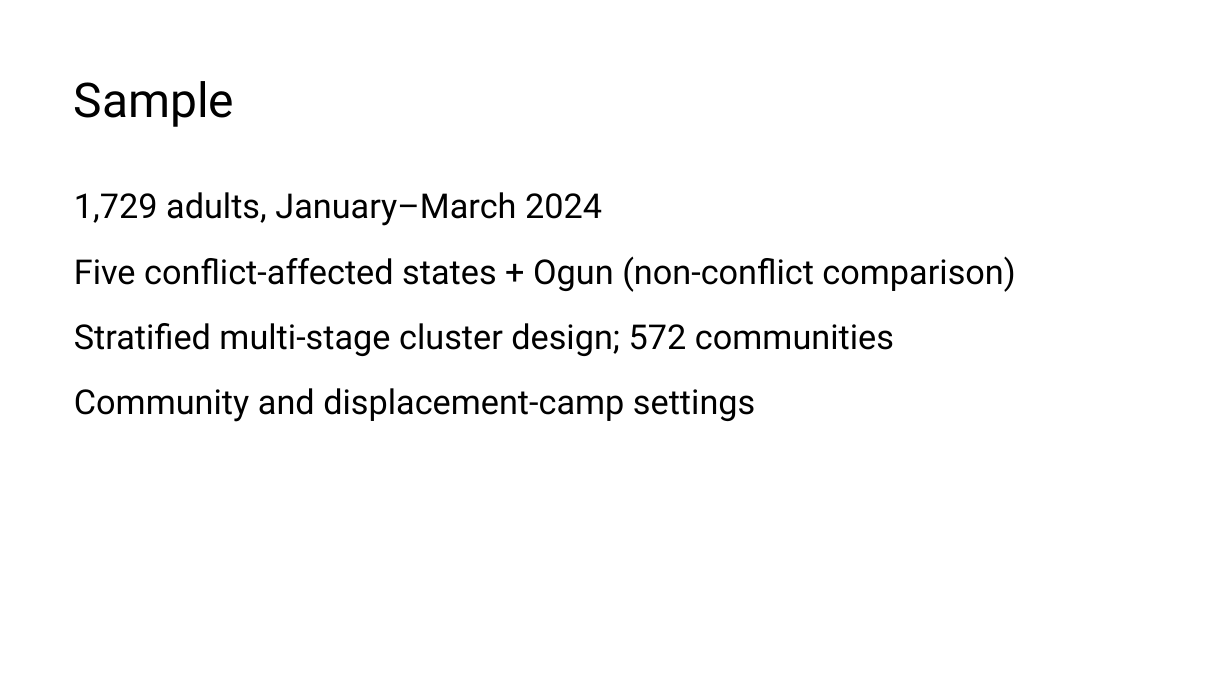
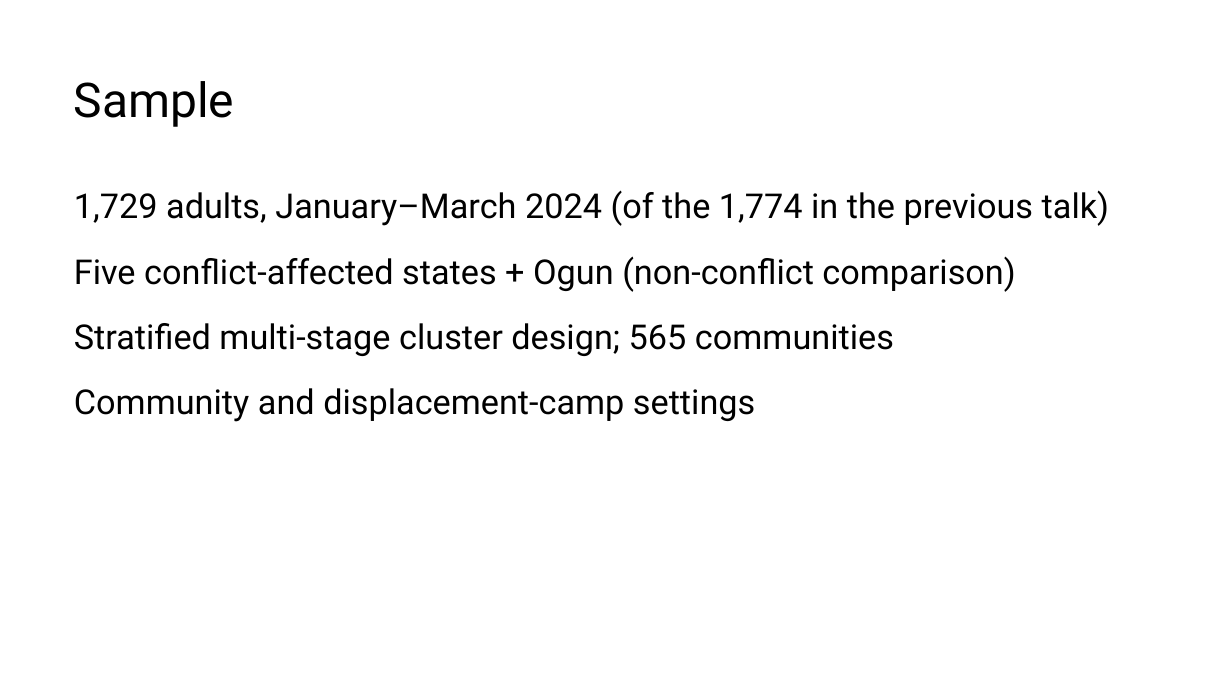
Before and after one commit to MrMoh19/speechify-personal, a slide deck: slide 8 of projects/marvin-stress-trauma/istss_trauma_saturation.pptx (slide 7 before the commit). Drawn at 1232x693 pixels with LibreOffice and Linux fonts; fonts in the diff are those of the drawing. Boxes give left, top, right and bottom in pixels: in the first picture for what was removed or moved away, otherwise in the second. Text is boxed around its words. In the diff, an @@ line names an element or a change of style, - is before the commit and + after.

```diff
--- a/projects/marvin-stress-trauma/istss_trauma_saturation.pptx
+++ b/projects/marvin-stress-trauma/istss_trauma_saturation.pptx
@@ text at (x1=74, y1=190, x2=1109, y2=226): text changed @@
-1,729 adults, January–March 2024
+1,729 adults, January–March 2024 (of the 1,774 in the previous talk)
@@ text at (x1=74, y1=323, x2=894, y2=356): text changed @@
-Stratified multi-stage cluster design; 572 communities
+Stratified multi-stage cluster design; 565 communities
```
Also in this commit, not shown: 5 other slides changed, 5 slides added, 1 slide removed, 1 other file.
